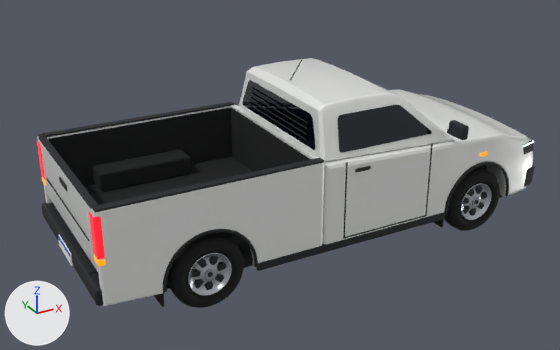
Renders of the glTF model public/models/saveiro.glb from each side of a commit.
One viewpoint serves both versions: a 50 mm lens placed at (-3.45, -5.75, 3.5), pointed at (-0.28, 0.02, 0.62). The lights are fixed; the arrows at lower left show +X, +Y and +Z. The picture after the commit comes second. Where no turn or scale is listed for an object, it has been applied to the vertices. Vertices at exactly the same position are counted once.

The first picture shows 'assoalho', 'borracha', 'cromado', 'forro', 'lanterna', 'pintura', 'plastico', 'vidro' and 2 more.
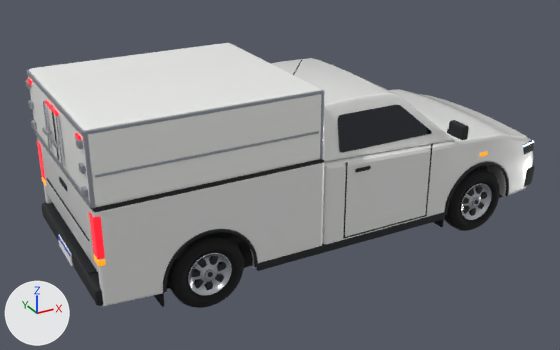
Where the newer file only moved an object's origin or applied its transform, the numbers keep the older frame.

Patch to the scene script:
```diff
--- a/public/models/saveiro.glb.py
+++ b/public/models/saveiro.glb.py
@@ me_mesh_3 @@
-me_mesh_3.from_pydata(...)  # 5826 vertices, 11416 faces; spans x -2.26..2.26, y -1.03..1.03, z -0.59..0.59
+me_mesh_3.from_pydata(...)  # 6000 vertices, 11756 faces; spans x -2.26..2.26, y -1.03..1.03, z -0.59..0.88
+# me_mesh_3 part 1: a new loose piece, a box spanning x -2.2315..-2.2235, y -0.0061..0.0061, z 0.4416..0.8847, in mat_plastico (black #1a1c20)
+# me_mesh_3 part 2: a new loose piece of 168 vertices spanning x -2.21..-0.33, y -0.85..0.85, z 0.35..0.38, in mat_plastico (black #1a1c20)
+# other edits to the shape of me_mesh_3 do not show in these pictures
 me_mesh_3.materials.append(mat_plastico)
@@ me_mesh_7 @@
-me_mesh_7.from_pydata(...)  # 1262 vertices, 2272 faces; spans x -1.89..1.89, y -0.83..0.83, z -0.33..0.33
+me_mesh_7.from_pydata(...)  # 1906 vertices, 3572 faces; spans x -2.64..1.89, y -0.83..0.83, z -0.33..1.15
+# me_mesh_7 part 3: a new loose piece of 168 vertices spanning x -2.61..-2.59, y -0.21..-0.19, z 0.75..1.15, in mat_cromado (light grey #d5d9e0)
+# me_mesh_7 part 4: a new loose piece of 168 vertices spanning x -2.64..-2.59, y -0.21..-0.09, z 0.9..0.93, in mat_cromado (light grey #d5d9e0)
+# me_mesh_7 part 5: a new loose piece of 168 vertices spanning x -2.61..-2.59, y 0.19..0.21, z 0.75..1.15, in mat_cromado (light grey #d5d9e0)
+# me_mesh_7 part 6: a new loose piece of 168 vertices spanning x -2.64..-2.59, y 0.09..0.21, z 0.9..0.93, in mat_cromado (light grey #d5d9e0)
+# other edits to the shape of me_mesh_7 do not show in these pictures
 me_mesh_7.materials.append(mat_cromado)
@@ me_mesh_10 @@
 # used by ob_aco; parent = ob_volkswagen_saveiro_2025; location = (2.055, 0.0, 0.25); scale = (0.405, 0.405, 0.405)
-me_mesh_10.from_pydata(...)  # 168 vertices, 332 faces; spans x -0.25..0.25, y -1.0..1.0, z -0.04..0.04
+me_mesh_10.from_pydata(...)  # 2848 vertices, 5628 faces; spans x -1.0..1.0, y -0.39..0.39, z -0.33..0.33
+# me_mesh_10 part 7: 168 vertices removed from x -0.25..0.25, y -1.0..1.0, z -0.04..0.04; 2680 vertices added at x -1.0..-0.13, y -0.39..0.39, z 0.07..0.33
+# other edits to the shape of me_mesh_10 do not show in these pictures
 me_mesh_10.materials.append(mat_aco)
@@ me_mesh_12 @@
-me_mesh_12.from_pydata(...)  # 336 vertices, 664 faces; spans x -0.03..0.03, y -0.86..0.86, z -0.17..0.17
+me_mesh_12.from_pydata(...)  # 840 vertices, 1660 faces; spans x -0.05..0.03, y -0.86..0.86, z -0.17..0.76
+# me_mesh_12 part 8: a new loose piece of 168 vertices spanning x -0.05..-0.03, y -0.17..0.17, z 0.71..0.74, in mat_lanterna (red #c1121f, glowing red #ff2135)
+# other edits to the shape of me_mesh_12 do not show in these pictures
 me_mesh_12.materials.append(mat_lanterna)
@@ ob_aco @@
 ob_aco.parent = ob_volkswagen_saveiro_2025
-ob_aco.location = (2.055, 0.0, 0.25)
-ob_aco.scale = (0.405, 0.405, 0.405)
+ob_aco.location = (-0.067, 0.0, 0.962)
+ob_aco.scale = (2.22, 2.22, 2.22)
@@ ob_bau @@
+ob_bau = bpy.data.objects.new('bau', me_mesh_13)  # 168 vertices, 332 faces; spans x -0.95..0.95, y -0.85..0.85, z -0.3..0.3; in mat_bau (white #f5f6f3)
+ob_bau.location = (-1.31, 0.0, 1.398)
```

Changed parts and their boxes (x1, y1, x2, y2) in the pictures (560 x 350 px):
'bau', added
    after: (28, 43, 322, 207)
'plastico', reshaped
    before: (38, 87, 535, 306)
    after: (38, 105, 535, 306)
'aco', reshaped, moved, rescaled (not visible before)
    after: (25, 70, 325, 208)
'cromado', reshaped
    before: (187, 182, 492, 296)
    after: (42, 101, 492, 296)
'lanterna', reshaped (14% wider, 53% taller)
    before: (37, 141, 105, 259)
    after: (27, 78, 105, 259)
part 1 of me_mesh_3, added
    after: (51, 105, 59, 160)
part 2 of me_mesh_3, added
    after: (91, 159, 322, 211)
part 3 of me_mesh_7, added
    after: (56, 116, 65, 166)
part 4 of me_mesh_7, added
    after: (52, 139, 60, 148)
part 5 of me_mesh_7, added
    after: (43, 101, 52, 149)
part 6 of me_mesh_7, added
    after: (42, 127, 52, 135)
part 8 of me_mesh_12, added
    after: (45, 100, 58, 116)
'forro', unchanged, covered by the edit
    before: (48, 108, 311, 259)
    after: (176, 232, 245, 259)
